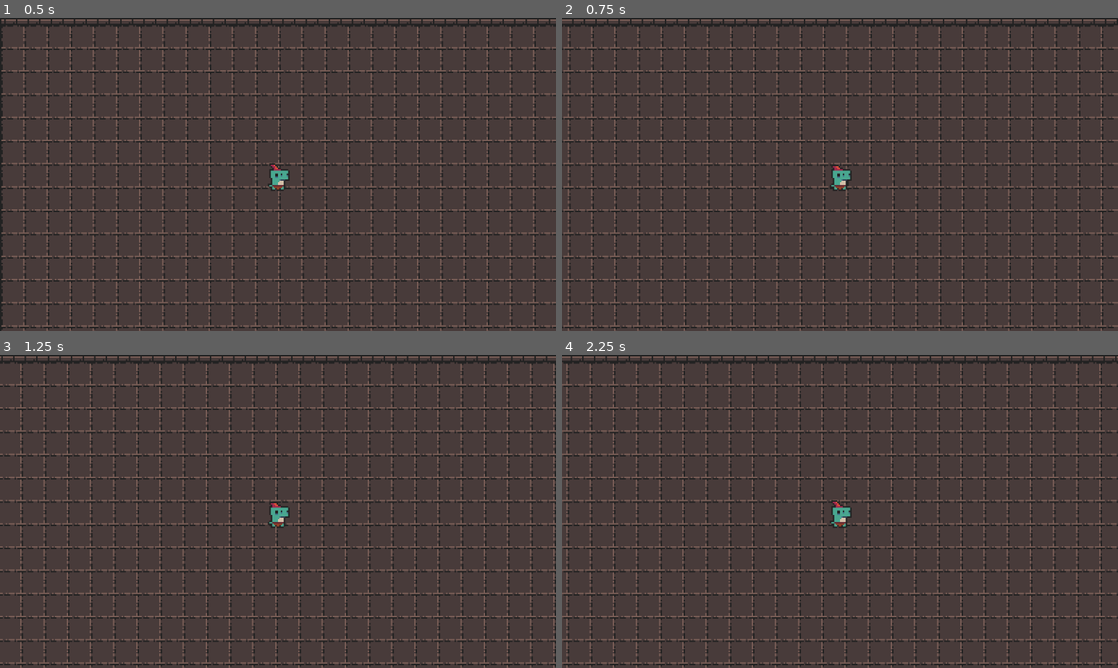
Above: before the commit, frames 1-4 (two rows, left to right).
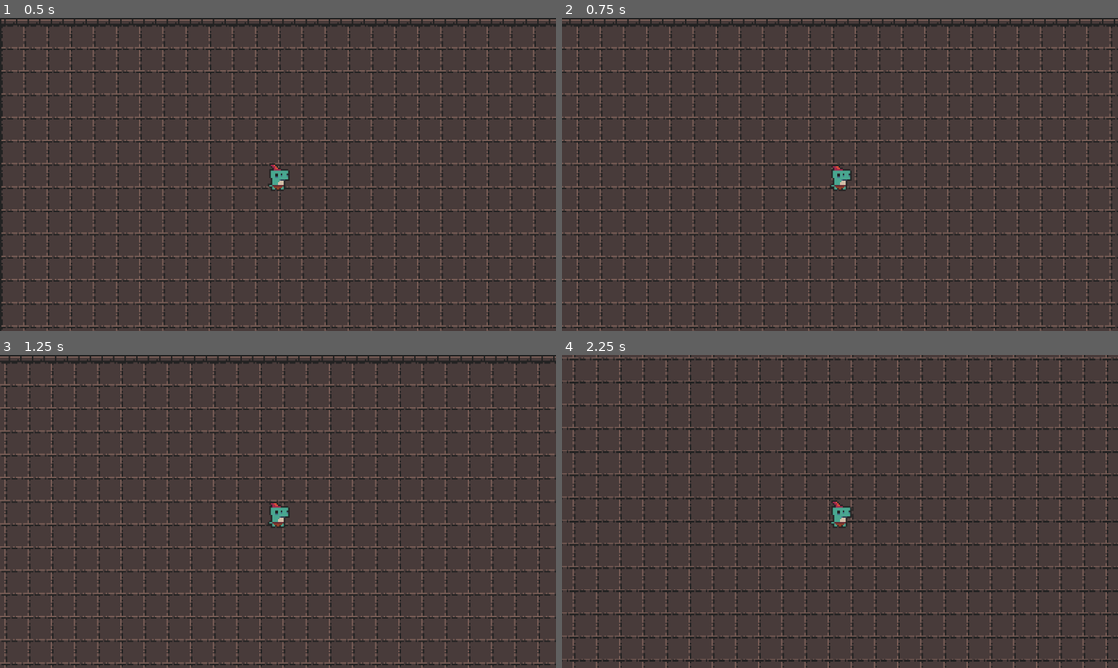
Above: after the commit, the same moments.

Repository: emilykrohn/Abyss
Game: Godot game, scene res://Scenes/main.tscn
Same seed, same stepped clock (60 frames per second), same inputs: the game is played once before the commit and once after it.
Inputs:
- Up to frame 1 (0.5 s): no input
- Up to frame 2 (0.75 s): hold Right (ui_right) from 0.53 s (still down)
- Up to frame 3 (1.25 s): keep holding Right (ui_right)
- Up to frame 4 (2.25 s): release Right (ui_right) at 1.28 s; hold Down (ui_down) 1.28-2.03 s; hold Right (ui_right) from 2.03 s (still down)

Frame 1 is identical in both runs. In frame 2, 18% of the frame differs, in the area x 0-100%, y 0-100%; in frame 3, 17%; in frame 4, 29%.

Commit message:
Add player movement with WASD

Diff:
--- a/Scenes/player.gd
+++ b/Scenes/player.gd
@@ -1,13 +1,14 @@
 extends CharacterBody2D
 
 
-const SPEED = 300.0
+const SPEED = 110.0
 
 func _physics_process(delta):
-	var direction = Input.get_axis("ui_left", "ui_right")
+	var direction = Vector2(Input.get_axis("ui_left", "ui_right"), Input.get_axis("ui_up", "ui_down")).normalized()
+
 	if direction:
-		velocity.x = direction * SPEED
+		velocity = direction * SPEED
 	else:
-		velocity.x = move_toward(velocity.x, 0, SPEED)
+		velocity = Vector2.ZERO
 
 	move_and_slide()
--- a/project.godot
+++ b/project.godot
@@ -19,6 +19,41 @@
 
 window/stretch/mode="viewport"
 
+[input]
+
+ui_left={
+"deadzone": 0.5,
+"events": [Object(InputEventKey,"resource_local_to_scene":false,"resource_name":"","device":0,"window_id":0,"alt_pressed":false,"shift_pressed":false,"ctrl_pressed":false,"meta_pressed":false,"pressed":false,"keycode":4194319,"physical_keycode":0,"key_label":0,"unicode":0,"echo":false,"script":null)
+, Object(InputEventJoypadButton,"resource_local_to_scene":false,"resource_name":"","device":0,"button_index":13,"pressure":0.0,"pressed":false,"script":null)
+, Object(InputEventJoypadMotion,"resource_local_to_scene":false,"resource_name":"","device":0,"axis":0,"axis_value":-1.0,"script":null)
+, Object(InputEventKey,"resource_local_to_scene":false,"resource_name":"","device":-1,"window_id":0,"alt_pressed":false,"shift_pressed":false,"ctrl_pressed":false,"meta_pressed":false,"pressed":false,"keycode":0,"physical_keycode":65,"key_label":0,"unicode":97,"echo":false,"script":null)
+]
+}
+ui_right={
+"deadzone": 0.5,
+"events": [Object(InputEventKey,"resource_local_to_scene":false,"resource_name":"","device":0,"window_id":0,"alt_pressed":false,"shift_pressed":false,"ctrl_pressed":false,"meta_pressed":false,"pressed":false,"keycode":4194321,"physical_keycode":0,"key_label":0,"unicode":0,"echo":false,"script":null)
+, Object(InputEventJoypadButton,"resource_local_to_scene":false,"resource_name":"","device":0,"button_index":14,"pressure":0.0,"pressed":false,"script":null)
+, Object(InputEventJoypadMotion,"resource_local_to_scene":false,"resource_name":"","device":0,"axis":0,"axis_value":1.0,"script":null)
+, Object(InputEventKey,"resource_local_to_scene":false,"resource_name":"","device":-1,"window_id":0,"alt_pressed":false,"shift_pressed":false,"ctrl_pressed":false,"meta_pressed":false,"pressed":false,"keycode":0,"physical_keycode":68,"key_label":0,"unicode":100,"echo":false,"script":null)
+]
+}
+ui_up={
+"deadzone": 0.5,
+"events": [Object(InputEventKey,"resource_local_to_scene":false,"resource_name":"","device":0,"window_id":0,"alt_pressed":false,"shift_pressed":false,"ctrl_pressed":false,"meta_pressed":false,"pressed":false,"keycode":4194320,"physical_keycode":0,"key_label":0,"unicode":0,"echo":false,"script":null)
+, Object(InputEventJoypadButton,"resource_local_to_scene":false,"resource_name":"","device":0,"button_index":11,"pressure":0.0,"pressed":false,"script":null)
+, Object(InputEventJoypadMotion,"resource_local_to_scene":false,"resource_name":"","device":0,"axis":1,"axis_value":-1.0,"script":null)
+, Object(InputEventKey,"resource_local_to_scene":false,"resource_name":"","device":-1,"window_id":0,"alt_pressed":false,"shift_pressed":false,"ctrl_pressed":false,"meta_pressed":false,"pressed":false,"keycode":0,"physical_keycode":87,"key_label":0,"unicode":119,"echo":false,"script":null)
+]
+}
+ui_down={
+"deadzone": 0.5,
+"events": [Object(InputEventKey,"resource_local_to_scene":false,"resource_name":"","device":0,"window_id":0,"alt_pressed":false,"shift_pressed":false,"ctrl_pressed":false,"meta_pressed":false,"pressed":false,"keycode":4194322,"physical_keycode":0,"key_label":0,"unicode":0,"echo":false,"script":null)
+, Object(InputEventJoypadButton,"resource_local_to_scene":false,"resource_name":"","device":0,"button_index":12,"pressure":0.0,"pressed":false,"script":null)
+, Object(InputEventJoypadMotion,"resource_local_to_scene":false,"resource_name":"","device":0,"axis":1,"axis_value":1.0,"script":null)
+, Object(InputEventKey,"resource_local_to_scene":false,"resource_name":"","device":-1,"window_id":0,"alt_pressed":false,"shift_pressed":false,"ctrl_pressed":false,"meta_pressed":false,"pressed":false,"keycode":0,"physical_keycode":83,"key_label":0,"unicode":115,"echo":false,"script":null)
+]
+}
+
 [layer_names]
 
 2d_physics/layer_1="Player"
